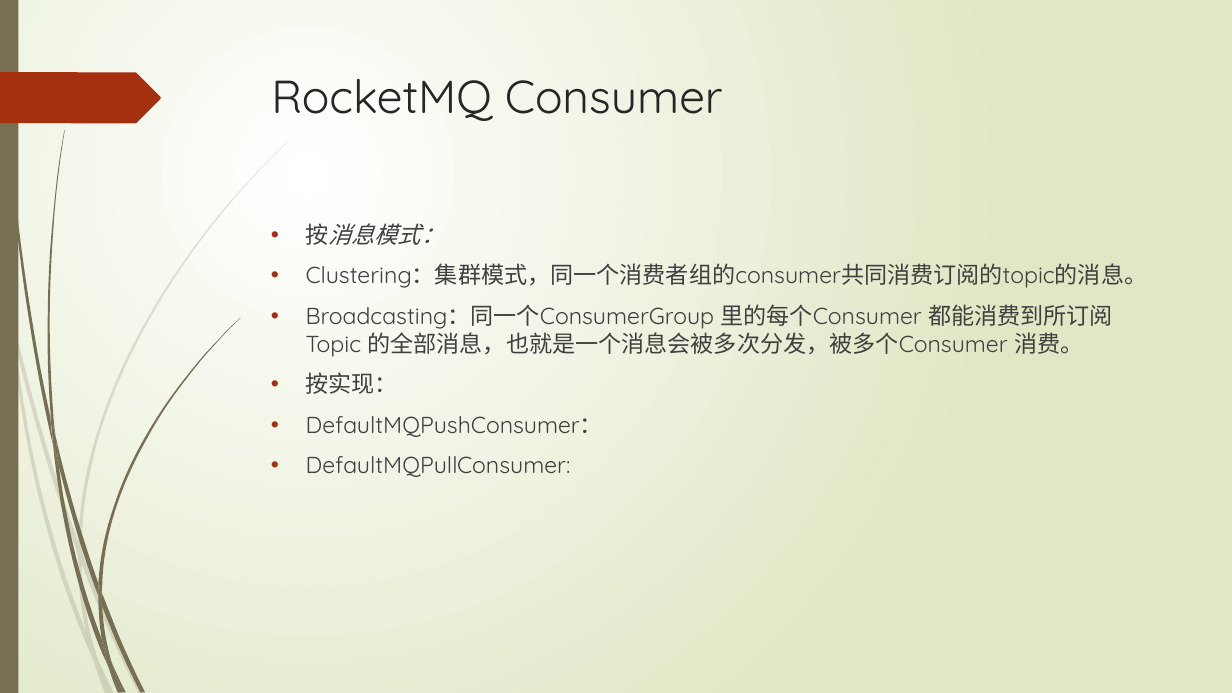
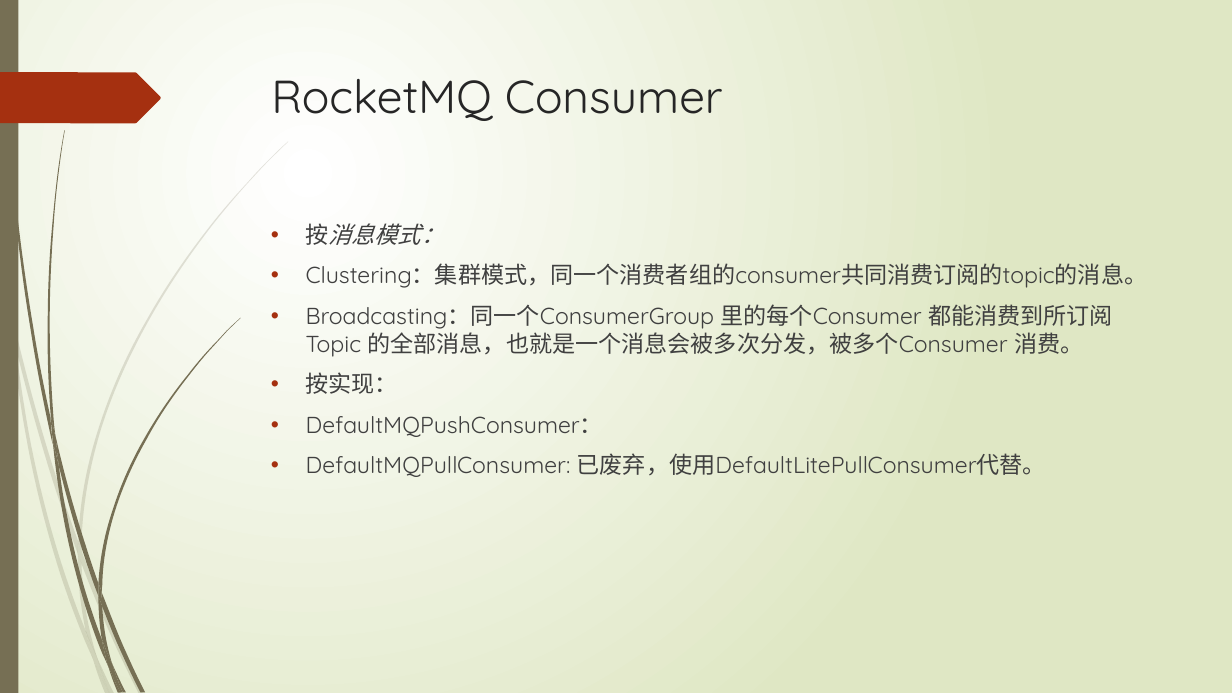
Before and after one commit to xljnc/rocketmqLearning, a slide deck: slide 7 of doc/RocketMQ简介.pptx. Drawn at 1232x693 pixels with LibreOffice and Linux fonts; fonts in the diff are those of the drawing. Boxes give left, top, right and bottom in pixels: in the first picture for what was removed or moved away, otherwise in the second. Text is boxed around its words. In the diff, an @@ line names an element or a change of style, - is before the commit and + after.

Commit message:
RocketMQ文档 by yipin 2021-04-26

```diff
--- a/doc/RocketMQ简介.pptx
+++ b/doc/RocketMQ简介.pptx
@@ text at bbox=[306, 453, 1046, 477]: text changed @@
-• DefaultMQPullConsumer:
+• DefaultMQPullConsumer: 已废弃，使用DefaultLitePullConsumer代替。
```
Also in this commit, not shown: 1 other file.
